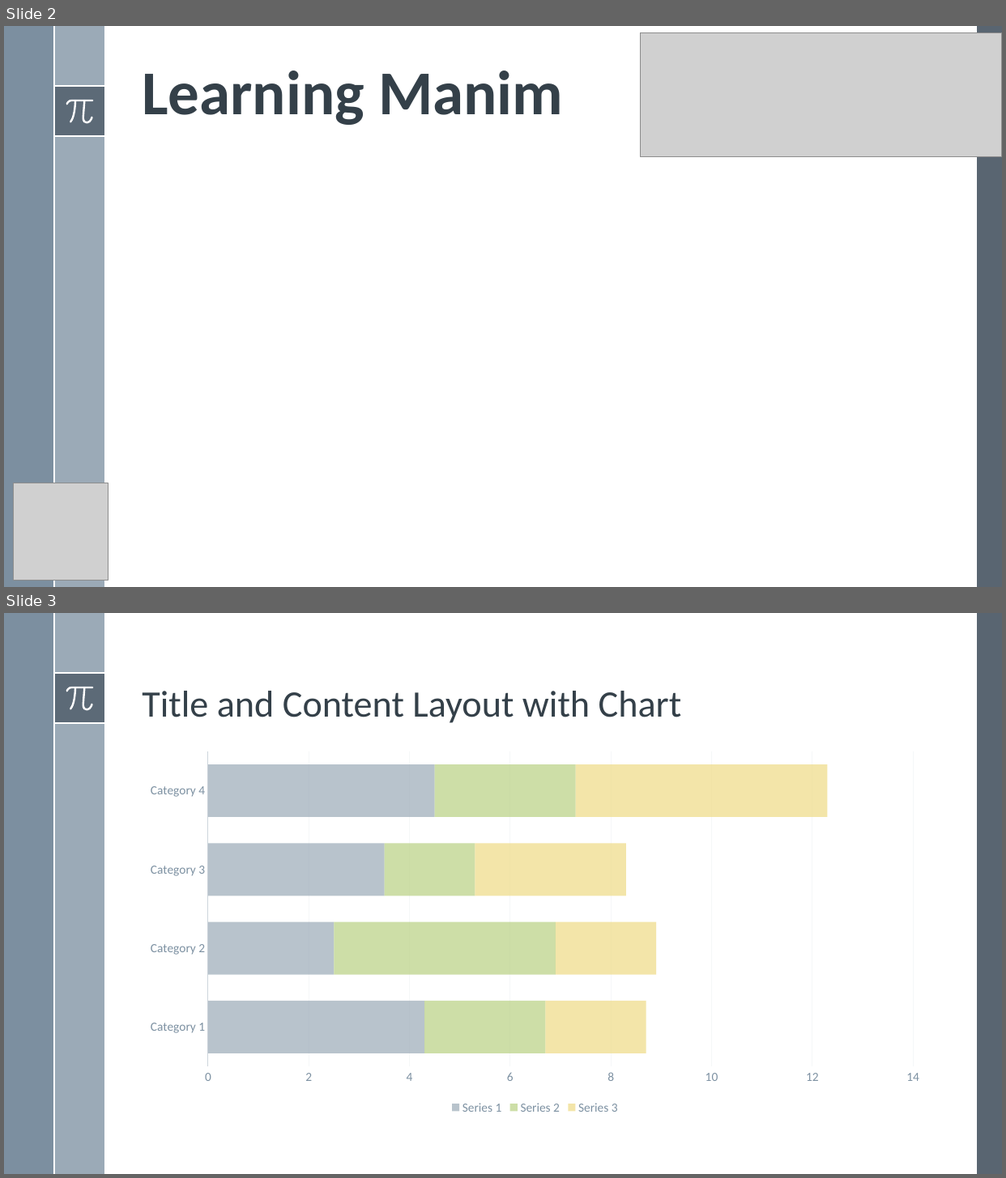
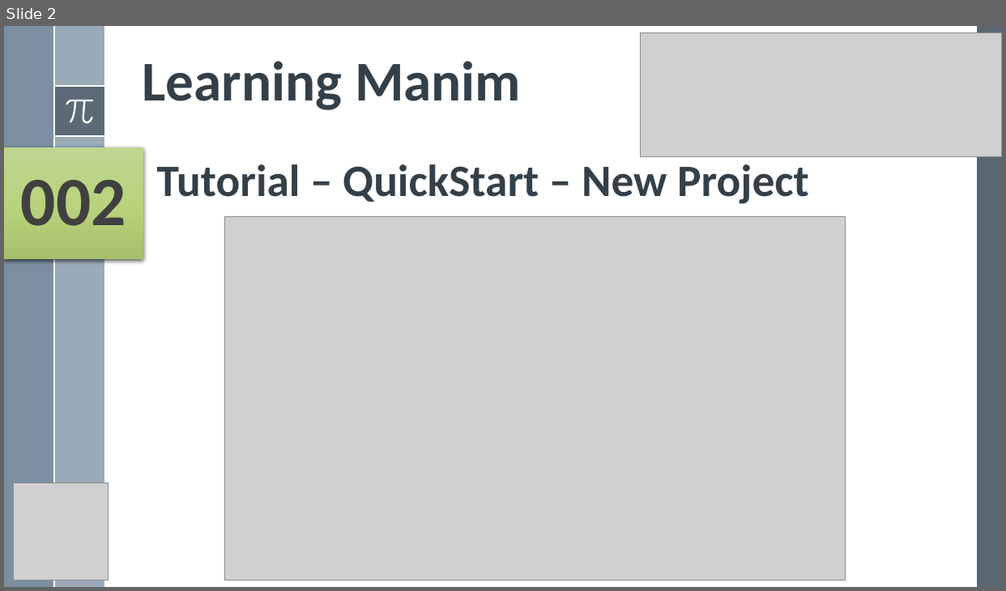
Before and after one commit to yasenstar/python, a slide deck: Manim/Learn Manim Library by Practice.pptx. Shown one above the other, each under a label of ours: slides 2 and 3 before the commit, slide 2 after it. The pictures are 1006x1178 and 1006x591 pixels, drawn with LibreOffice and Linux fonts; fonts in the diff are those of the drawing; grey boxes stand for pictures. Boxes give left, top, right and bottom in pixels: in the first picture for what was removed or moved away, otherwise in the second. Text is boxed around its words. In the diff, an @@ line names an element or a change of style, - is before the commit and + after.

Commit message:
add quickstart - project

```diff
--- a/Manim/Learn Manim Library by Practice.pptx
+++ b/Manim/Learn Manim Library by Practice.pptx
@@ slide 3 removed at (4, 613, 1002, 1174), background #FFFFFF; not listed: 8 template elements that a slide beside it also shows @@
@@ title removed at (142, 691, 682, 723) @@
-Title and Content Layout with Chart
@@ bar stacked chart removed at (134, 744, 936, 1118) @@
-categories: Category 1, Category 2, Category 3, Category 4
-Series 1: 4.3, 2.5, 3.5, 4.5
-Series 2: 2.4, 4.4, 1.8, 2.8
-Series 3: 2, 2, 3, 5
@@ slide 2 changed as well @@
@@ title "Learning Manim" at (142, 61, 521, 110): size 60 to 54 pt @@
@@ rectangle added at (4, 148, 143, 259), fill gradient #C0D691 to #BAD47E to #A7C16B, 66.6 pt, text #404040, bold @@
+002
@@ text added at (157, 165, 809, 204), 43.2 pt, text #35404A, bold @@
+Tutorial – QuickStart – New Project
@@ picture added at (225, 217, 846, 581) @@
```
Also in this commit, not shown: 1 other slide changed, 8 other slides removed, 5 other files.
